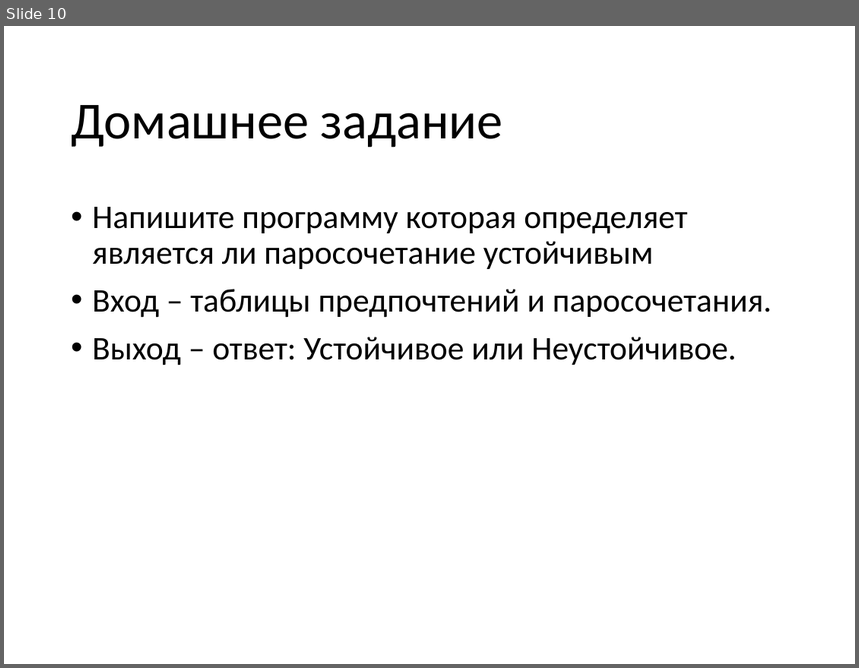
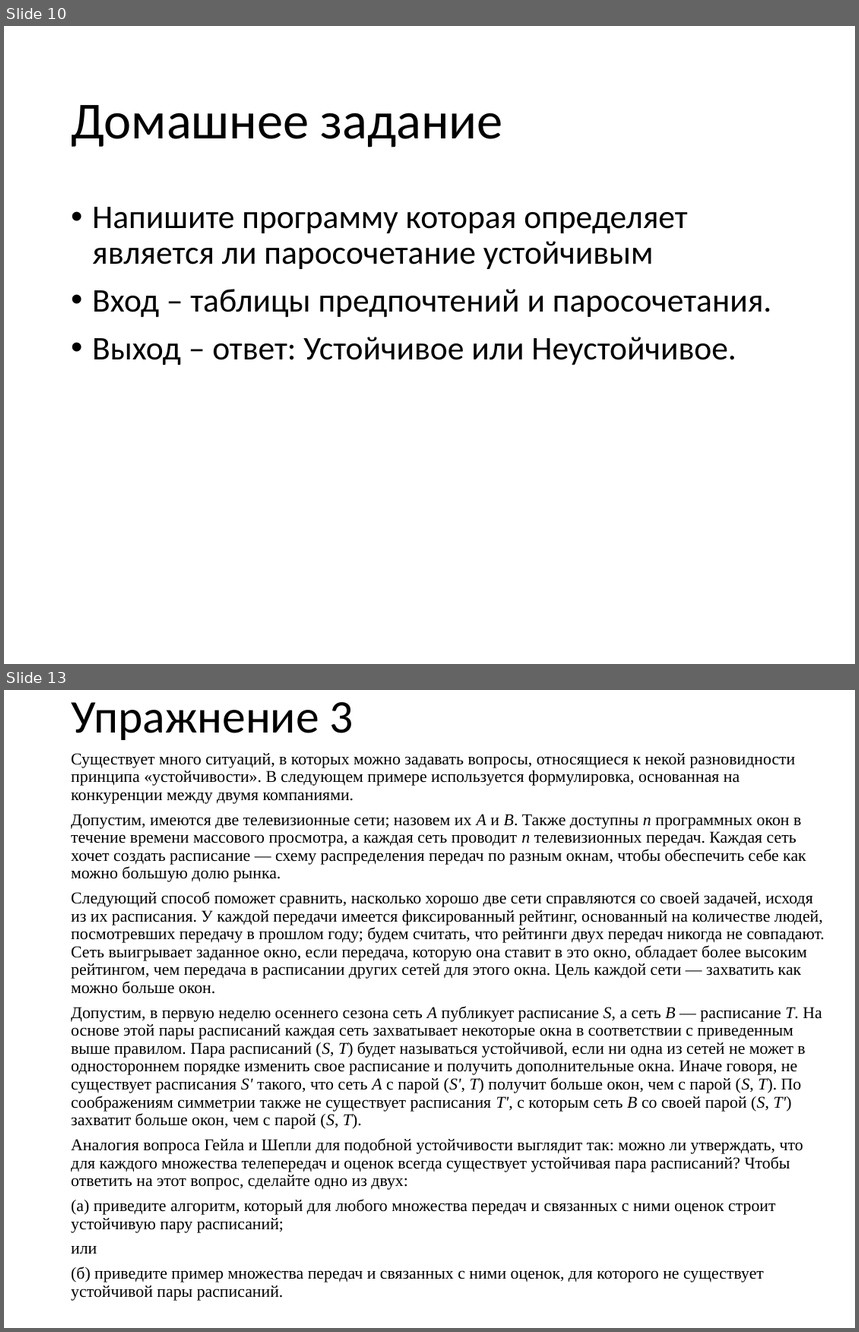
Before and after one commit to sudakov/algo-lab, a slide deck: practice.pptx. Shown one above the other, each under a label of ours: slide 10 before the commit, slides 10 and 13 after it; the slides between them are not shown. The pictures are 859x668 and 859x1332 pixels, drawn with LibreOffice and Linux fonts; fonts in the diff are those of the drawing. Boxes give left, top, right and bottom in pixels: in the first picture for what was removed or moved away, otherwise in the second. Text is boxed around its words. In the diff, an @@ line names an element or a change of style, - is before the commit and + after.

```diff
--- a/practice.pptx
+++ b/practice.pptx
@@ slide 13 added at (4, 690, 855, 1328), background #FFFFFF @@
@@ title added at (71, 702, 354, 740), 39.6 pt, text #000000 @@
+Упражнение 3
@@ text added at (71, 753, 825, 1301), 14 pt, text #000000 @@
+Существует много ситуаций, в которых можно задавать вопросы, относящиеся к некой разновидности принципа «устойчивости». В следующем примере используется формулировка, основанная на конкуренции между двумя компаниями.
+Допустим, имеются две телевизионные сети; назовем их А и В. Также доступны n программных окон в течение времени массового просмотра, а каждая сеть проводит n телевизионных передач. Каждая сеть хочет создать расписание — схему распределения передач по разным окнам, чтобы обеспечить себе как можно большую долю рынка.
+Следующий способ поможет сравнить, насколько хорошо две сети справляются со своей задачей, исходя из их расписания. У каждой передачи имеется фиксированный рейтинг, основанный на количестве людей, посмотревших передачу в прошлом году; будем считать, что рейтинги двух передач никогда не совпадают. Сеть выигрывает заданное окно, если передача, которую она ставит в это окно, обладает более высоким рейтингом, чем передача в расписании других сетей для этого окна. Цель каждой сети — захватить как можно больше окон.
+Допустим, в первую неделю осеннего сезона сеть А публикует расписание S, а сеть В — расписание Т. На основе этой пары расписаний каждая сеть захватывает некоторые окна в соответствии с приведенным выше правилом. Пара расписаний (S, Т) будет называться устойчивой, если ни одна из сетей не может в одностороннем порядке изменить свое расписание и получить дополнительные окна. Иначе говоря, не существует расписания S' такого, что сеть А с парой (S', Т) получит больше окон, чем с парой (S, Т). По соображениям симметрии также не существует расписания Т', с которым сеть В со своей парой (S, Т') захватит больше окон, чем с парой (S, Т).
+Аналогия вопроса Гейла и Шепли для подобной устойчивости выглядит так: можно ли утверждать, что для каждого множества телепередач и оценок всегда существует устойчивая пара расписаний? Чтобы ответить на этот вопрос, сделайте одно из двух:
+(а) приведите алгоритм, который для любого множества передач и связанных с ними оценок строит устойчивую пару расписаний;
+или
+(б) приведите пример множества передач и связанных с ними оценок, для которого не существует устойчивой пары расписаний.
```
Also in this commit, not shown: 1 slide changed, 4 other slides added, 2 other files.
